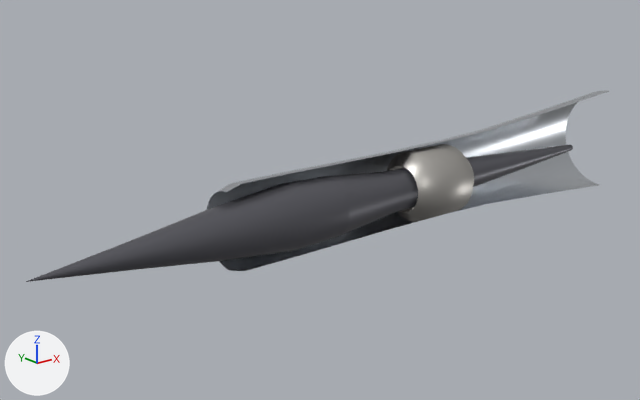
The glTF model app/static/models/jet_engine_scramjet.glb, before and after one commit.
One viewpoint serves both versions: a 50 mm lens placed at (-2.73, -5.17, 2.14), pointed at (1.74, 0.42, -0.09). Arrows for +X, +Y and +Z are at lower left; the lights stay in place. The older version comes first.

The first picture shows 'SJ_CentreBody', 'SJ_Cowl', 'SJ_LinerOuter', 'SJ_Spike' and 1 more.
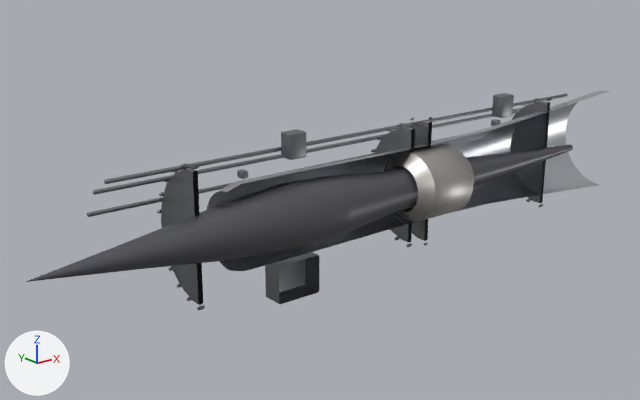
Changed parts and their boxes (x1, y1, x2, y2) in the pictures (640 x 400 px):
'Engine_Detail', added: after (87, 93, 568, 310)
part 1 of me_sj_linerouter, reshaped: before (388, 146, 473, 222); after (387, 145, 473, 222)

What changed in the scene script:
```text
Add mat_m_detail:
    mat_m_detail = principled_material('M_Detail')
    mat_m_detail.base_color = (0.27, 0.28, 0.3)  # grey #8e9095
    mat_m_detail.metallic = 1.0
    mat_m_detail.roughness = 0.42
Change me_sj_linerouter:
    used by ob_sj_linerouter; location = (0.0, 0.0, 0.0)
    remove me_sj_linerouter.from_pydata(...)  # 384 vertices, 576 faces; spans x 2.28..2.94, y -0.3..0.3, z -0.3..0.3
    add me_sj_linerouter.from_pydata(...)  # 576 vertices, 960 faces; spans x 2.28..2.94, y -0.3..0.3, z -0.3..0.3
    me_sj_linerouter part 1: 48 vertices removed from x 2.38, y -0.294..0.294, z -0.294..0.294; 240 vertices added at x 2.379..2.382, y -0.3..0.3, z -0.3..0.3
Add me_engine_detail:
    me_engine_detail.from_pydata(...)  # 5432 vertices, 10502 faces; spans x -0.3..4.7, y 0.0..0.58, z -0.7..0.64
    me_engine_detail.materials.append(mat_m_detail)  # grey #8e9095
Add ob_engine_detail:
    ob_engine_detail = bpy.data.objects.new('Engine_Detail', me_engine_detail)
    ob_engine_detail.location = (0.0, 0.0, 0.0)
```
